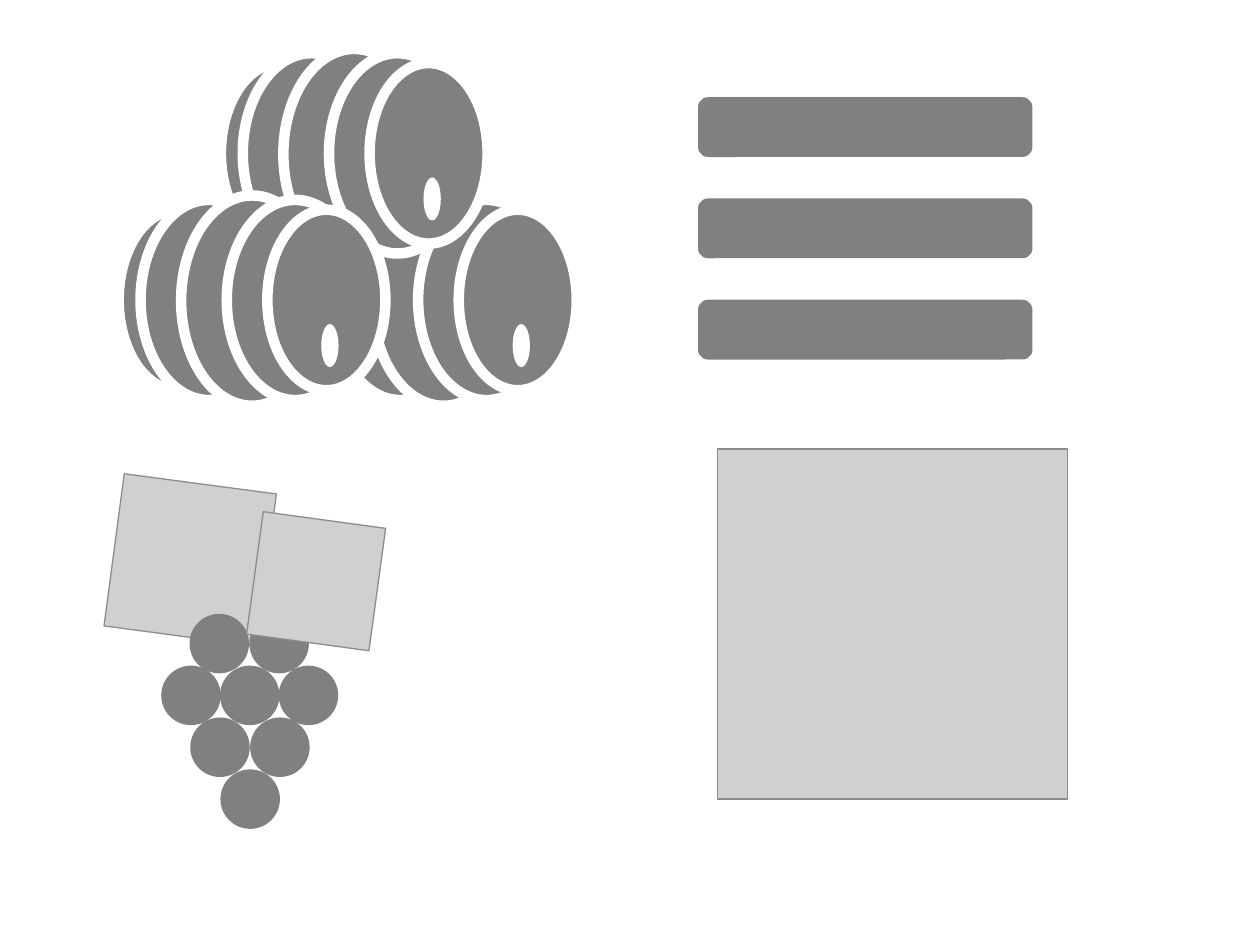
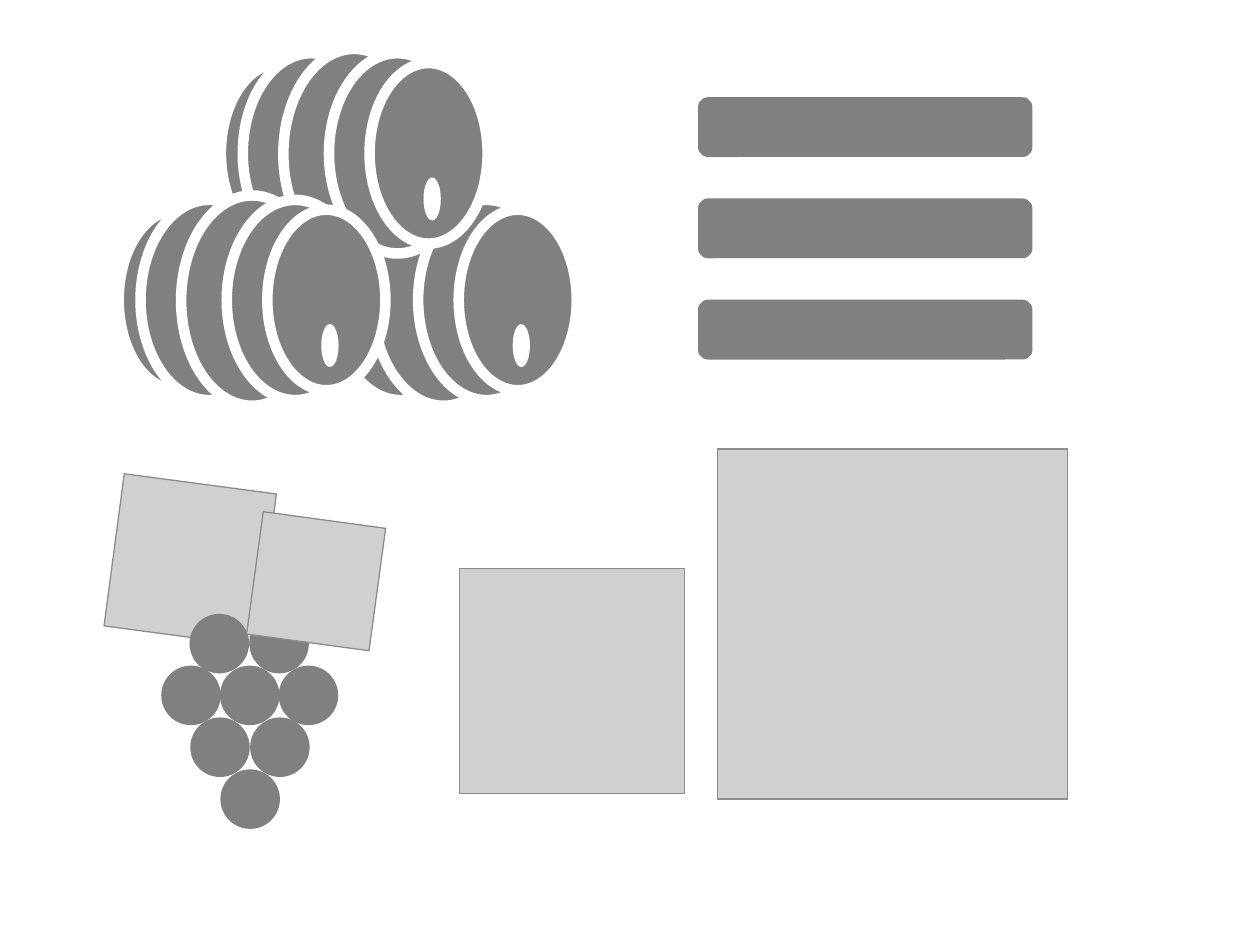
Before and after one commit to gvivies/spring-boot-cave, a slide deck: slide 2 of Design.pptx. Drawn at 1260x945 pixels with LibreOffice and Linux fonts; fonts in the diff are those of the drawing; grey boxes stand for pictures. Boxes give left, top, right and bottom in pixels: in the first picture for what was removed or moved away, otherwise in the second. Text is boxed around its words. In the diff, an @@ line names an element or a change of style, - is before the commit and + after.

```diff
--- a/Design.pptx
+++ b/Design.pptx
@@ picture added at [460,568,684,793] @@
```
Also in this commit, not shown: 12 other files.
